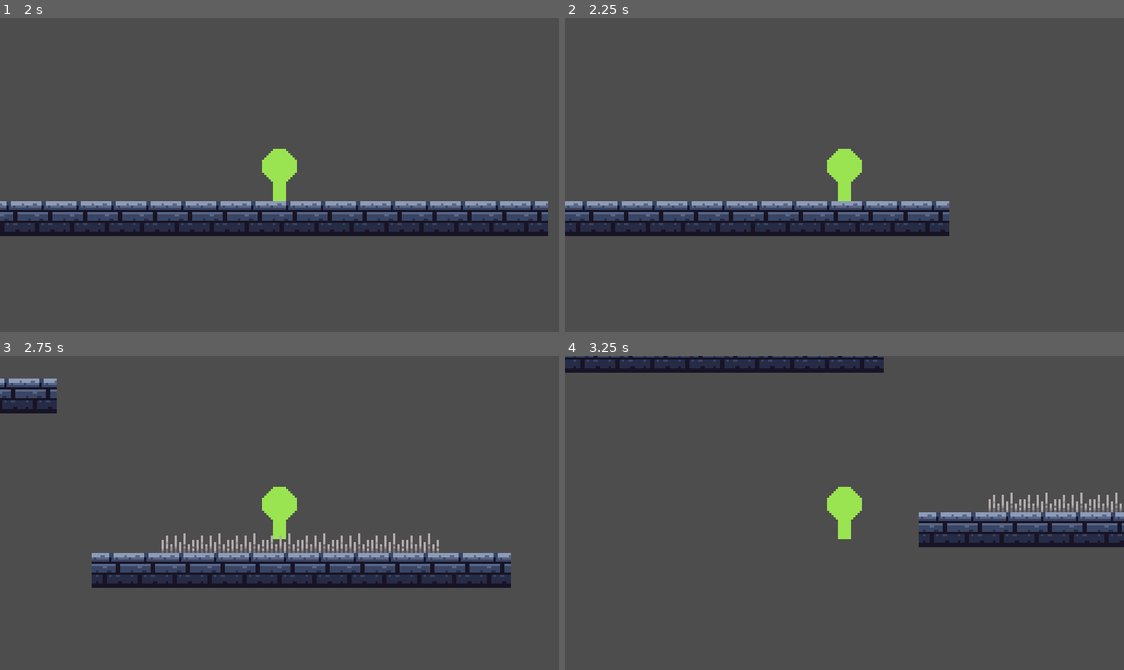
Above: before the commit, frames 1-4 (two rows, left to right).
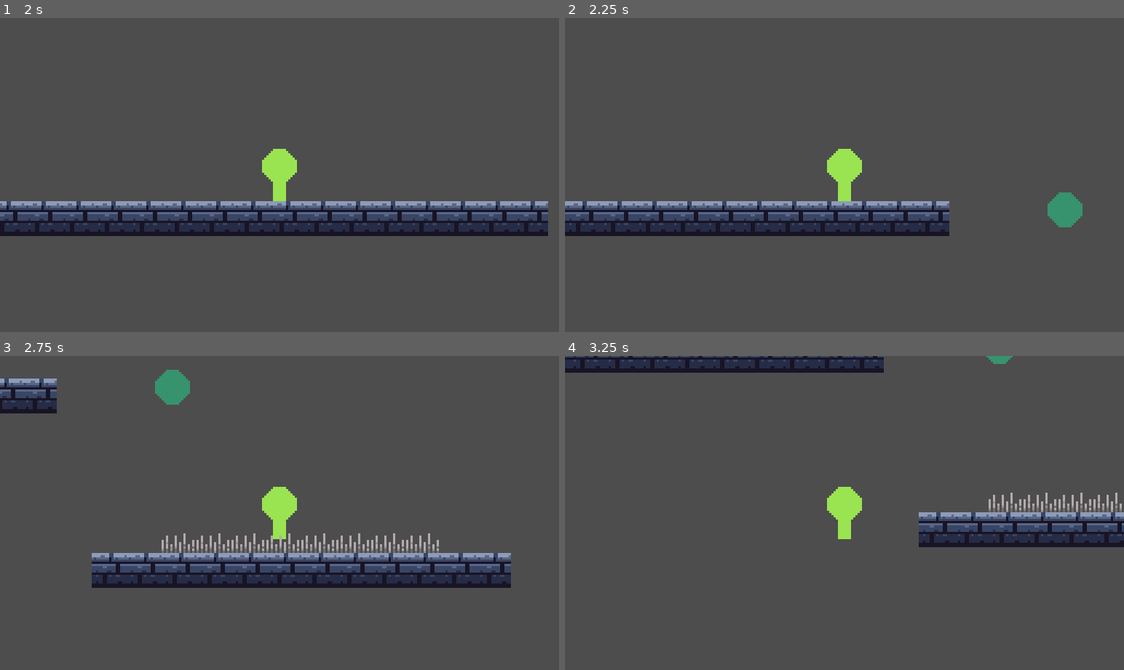
Above: after the commit, the same moments.

Repository: Orama-Interactive/Bubble-Wizard
Game: Godot game, scene res://src/Menu/menu.tscn
Two runs of this game, one before a commit and one after it. Both use one fixed random seed, a clock stepped at 60 frames per second and the inputs below.
Inputs (mouse positions are in pixels of both pictures, inside the frame that each line leads up to):
- Up to frame 1 (2 s): click "Play" at 0.5 s; tap Enter at 1.25 s; move the mouse to (402, 159) at 1.27 s; hold D (right) from 1.28 s (still down); tap Q (charge_bubble) at 1.35 s; click (402, 159) at 1.42 s; tap Space (jump) at 1.52 s
- Up to frame 2 (2.25 s): keep holding D (right); move the mouse to (732, 190) at 2.02 s; tap Ctrl (ctrl) at 2.1 s
- Up to frame 3 (2.75 s): keep holding D (right); tap Space (jump) at 2.27 s
- Up to frame 4 (3.25 s): move the mouse to (900, 443) at 2.77 s; release D (right) at 2.78 s; hold A (left) from 2.78 s (still down); click (900, 443) at 2.85 s

Frame 1 is identical in both runs. In frame 2, 0.5% of the frame differs, in the area x 86-93%, y 55-67%; in frame 3, 0.5%; in frame 4, less than 0.1%.

Commit message:
Make an extend bubble duration powerup
It just resets the timer

Diff:
--- a/project.godot
+++ b/project.godot
@@ -94,6 +94,7 @@
 2d_physics/layer_1="Player"
 2d_physics/layer_2="Ground"
 2d_physics/layer_3="Spikes"
+2d_physics/layer_4="Powerups"
 
 [rendering]
 
--- a/src/Levels/level_1.tscn
+++ b/src/Levels/level_1.tscn
@@ -1,7 +1,8 @@
-[gd_scene load_steps=3 format=4 uid="uid://jd4r3in1a56h"]
+[gd_scene load_steps=4 format=4 uid="uid://jd4r3in1a56h"]
 
 [ext_resource type="PackedScene" uid="uid://wjau22rv2yfi" path="res://src/player.tscn" id="1_auxtx"]
 [ext_resource type="TileSet" uid="uid://cs2x6yrkunc0n" path="res://assets/tileset/tile_set.tres" id="3_7sqww"]
+[ext_resource type="PackedScene" uid="uid://cmkl8o4o8r40" path="res://src/extend_bubble_duration_item.tscn" id="3_qshmm"]
 
 [node name="Level1" type="Node2D"]
 
@@ -11,3 +12,6 @@
 [node name="TileMapLayer" type="TileMapLayer" parent="."]
 tile_map_data = PackedByteArray("AAABABcAAAABAAEAAAACABcAAAACAAEAAAADABcAAAACAAEAAAAEABcAAAACAAEAAAAFABcAAAACAAEAAAAGAB …(672 unchanged characters)…
 tile_set = ExtResource("3_7sqww")
+
+[node name="ExtendBubbleDurationItem" parent="." instance=ExtResource("3_qshmm")]
+position = Vector2(501, 372)
--- /dev/null
+++ b/src/extend_bubble_duration_item.tscn
@@ -0,0 +1,15 @@
+[gd_scene load_steps=3 format=3 uid="uid://cmkl8o4o8r40"]
+
+[ext_resource type="Texture2D" uid="uid://b24elshxdiu5r" path="res://assets/extend_bubble_duration_item.png" id="1_rqnno"]
+
+[sub_resource type="CircleShape2D" id="CircleShape2D_8o58q"]
+radius = 8.0
+
+[node name="ExtendBubbleDurationItem" type="Area2D"]
+collision_layer = 8
+
+[node name="Sprite2D" type="Sprite2D" parent="."]
+texture = ExtResource("1_rqnno")
+
+[node name="CollisionShape2D" type="CollisionShape2D" parent="."]
+shape = SubResource("CircleShape2D_8o58q")
--- a/src/player.gd
+++ b/src/player.gd
@@ -143,3 +143,9 @@
 
 func _on_spike_area_2d_body_entered(_body: Node2D) -> void:
 	_handle_death()
+
+
+func _on_powerup_area_2d_area_shape_entered(area_rid: RID, area: Area2D, area_shape_index: int, local_shape_index: int) -> void:
+	if "ExtendBubbleDurationItem" in area.name and bubble_form:
+		bubble_timer.start()
+		area.queue_free()
--- a/src/player.tscn
+++ b/src/player.tscn
@@ -1,13 +1,9 @@
-[gd_scene load_steps=6 format=3 uid="uid://wjau22rv2yfi"]
+[gd_scene load_steps=5 format=3 uid="uid://wjau22rv2yfi"]
 
 [ext_resource type="Script" path="res://src/player.gd" id="1_r1i7a"]
 [ext_resource type="Texture2D" uid="uid://nauv017xuord" path="res://assets/player.png" id="2_yfy0j"]
 
 [sub_resource type="CapsuleShape2D" id="CapsuleShape2D_dftk0"]
-radius = 9.0
-height = 26.0
-
-[sub_resource type="CapsuleShape2D" id="CapsuleShape2D_jgyc7"]
 radius = 9.0
 height = 26.0
 
@@ -32,7 +28,13 @@
 collision_mask = 4
 
 [node name="CollisionShape2D" type="CollisionShape2D" parent="SpikeArea2D"]
-shape = SubResource("CapsuleShape2D_jgyc7")
+shape = SubResource("CapsuleShape2D_dftk0")
+
+[node name="PowerupArea2D" type="Area2D" parent="."]
+collision_mask = 8
+
+[node name="CollisionShape2D" type="CollisionShape2D" parent="PowerupArea2D"]
+shape = SubResource("CapsuleShape2D_dftk0")
 
 [node name="CollisionShape2D" type="CollisionShape2D" parent="."]
 shape = SubResource("CapsuleShape2D_qpkk0")
@@ -48,5 +50,6 @@
 
 [connection signal="body_entered" from="BubbleArea2D" to="." method="_on_bubble_area_2d_body_entered"]
 [connection signal="body_entered" from="SpikeArea2D" to="." method="_on_spike_area_2d_body_entered"]
+[connection signal="area_shape_entered" from="PowerupArea2D" to="." method="_on_powerup_area_2d_area_shape_entered"]
 [connection signal="timeout" from="BubbleTimer" to="." method="_on_bubble_timer_timeout"]
 [connection signal="timeout" from="ChargeBubbleTimer" to="." method="_on_charge_bubble_timer_timeout"]
Binary file added: assets/extend_bubble_duration_item.png
Not shown, added: assets/extend_bubble_duration_item.png.import
